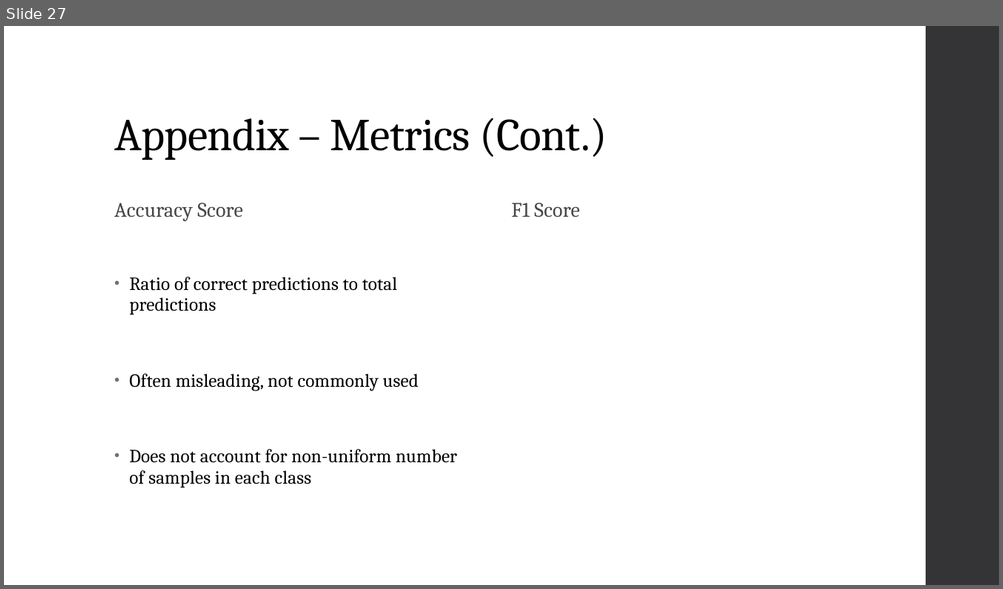
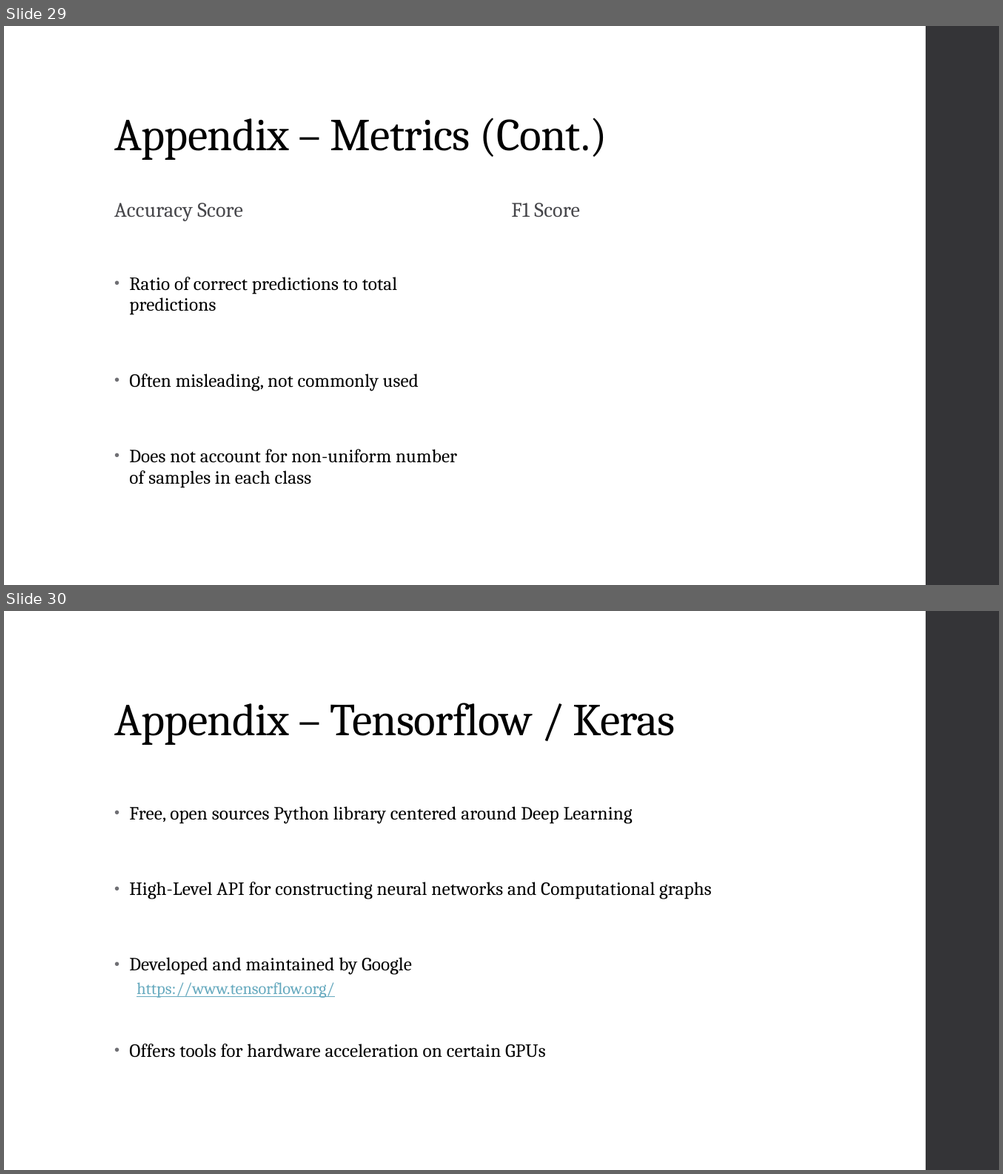
Before and after one commit to landonbuell/Buell-Senior-Thesis, a slide deck: JMMPaper/Musical Instrument Classification Using a Hybrid Neural Network BuellShortv1.pptx. Shown one above the other, each under a label of ours: slide 27 before the commit, slides 29 and 30 after it. The pictures are 1003x589 and 1003x1174 pixels, drawn with LibreOffice and Linux fonts; fonts in the diff are those of the drawing; grey boxes stand for pictures. Boxes give left, top, right and bottom in pixels: in the first picture for what was removed or moved away, otherwise in the second. Text is boxed around its words. In the diff, an @@ line names an element or a change of style, - is before the commit and + after.

```diff
--- a/JMMPaper/Musical Instrument Classification Using a Hybrid Neural Network BuellShortv1.pptx
+++ b/JMMPaper/Musical Instrument Classification Using a Hybrid Neural Network BuellShortv1.pptx
@@ slide 30 added at bbox=[4, 611, 999, 1170], background #FFFFFF; not listed: 1 template element that a slide beside it also shows @@
@@ title added at bbox=[114, 703, 674, 745], 44 pt, text #000000 @@
+Appendix – Tensorflow / Keras
@@ text added at bbox=[129, 806, 711, 1058], 18 pt, text #000000 @@
+• Free, open sources Python library centered around Deep Learning
+• High-Level API for constructing neural networks and Computational graphs
+• Developed and maintained by Google
+  https://www.tensorflow.org/
+• Offers tools for hardware acceleration on certain GPUs
@@ what was slide 27 is now slide 29 @@
```
Also in this commit, not shown: 7 slides changed, 3 other slides added, 1 slide removed.
